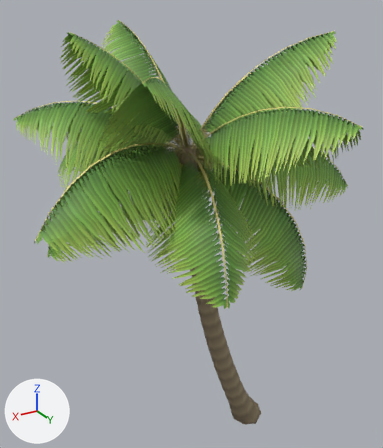
What one commit did to the glTF model game/assets/models/coconut.glb.
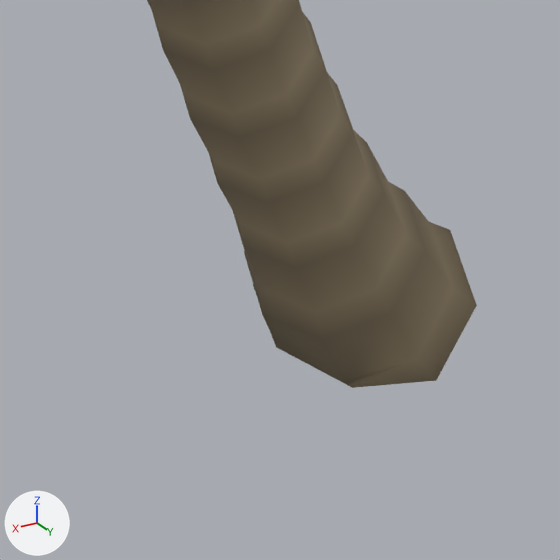
Each version appears first whole from a 50 mm lens placed at (5.23, 6.6, 7.74), pointed at (1.19, -0.15, 4.37), and next in a close-up on the part from 51% to 71% of the width and 83% to 100% of the height. The lights are fixed; the arrows at lower left show +X, +Y and +Z. The first two pictures are the older version. Where no turn or scale is listed for an object, it has been applied to the vertices. Vertices at exactly the same position are counted once.

In view in the first close-up: 'coconut_mesh'.
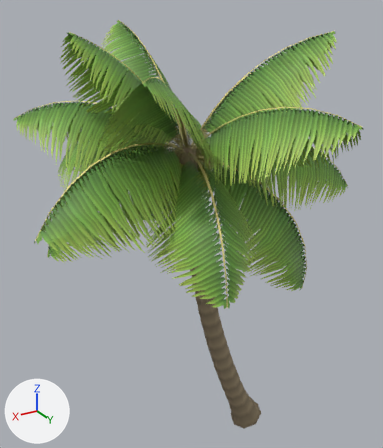
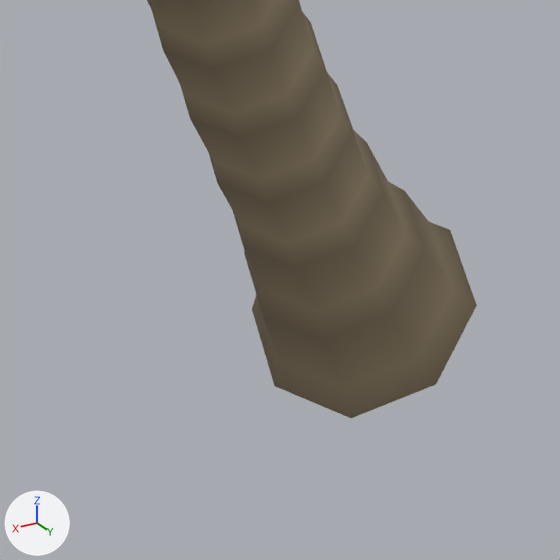
What differs and where, as boxes [x1, y1, x2, y2] in the close-ups (560 x 560 px; the box of a moved part takes in the faces that stretch with it):
'coconut_mesh', reshaped
    before: [147, 0, 477, 388]
    after: [147, 0, 477, 418]
part 1 of me_coconut_trunk, moved or reshaped
    before: [253, 285, 477, 388]
    after: [252, 290, 477, 418]

Edits to the bpy script that builds the scene:
```text
Change me_coconut_trunk:
    used by ob_coconut_mesh; location = (0.0, 0.0, 0.0)
    remove me_coconut_trunk.from_pydata(...)  # 1152 vertices, 1848 faces; spans x -0.98..4.01, y -2.47..2.53, z 0.0..7.38
    add me_coconut_trunk.from_pydata(...)  # 1152 vertices, 1848 faces; spans x -0.98..4.01, y -2.47..2.53, z -0.14..7.38
    me_coconut_trunk part 1
    me_coconut_trunk.vertices[3].co: (0.21, -0.23, 0.0) -> (0.21, -0.23, -0.09)  # pixel (252, 284) -> pixel (251, 309)
    me_coconut_trunk.vertices[4].co: (0.29, 0.0, 0.0) -> (0.29, 0.0, -0.14)  # pixel (276, 347) -> pixel (274, 386)
    me_coconut_trunk.vertices[5].co: (0.2, 0.23, 0.0) -> (0.2, 0.23, -0.11)  # pixel (352, 387) -> pixel (351, 418)
    me_coconut_trunk.vertices[6].co: (-0.01, 0.32, 0.0) -> (-0.01, 0.32, -0.01)  # pixel (436, 380) -> pixel (436, 384)
    me_coconut_trunk.vertices[12].co: (0.29, 0.0, 0.0) -> (0.29, 0.0, -0.04)  # pixel (277, 347) -> pixel (276, 359)
    me_coconut_trunk.vertices[13].co: (0.21, 0.2, 0.0) -> (0.21, 0.2, -0.01)  # pixel (343, 383) -> pixel (343, 386)
```
